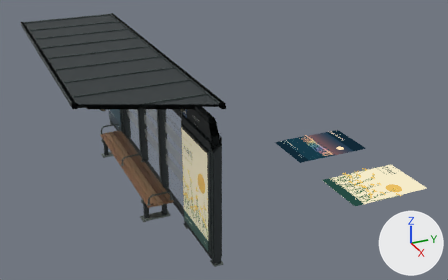
Renders of the Blender file assets/models/sinbanpo-bus-shelters/shelters.blend from each side of a commit.
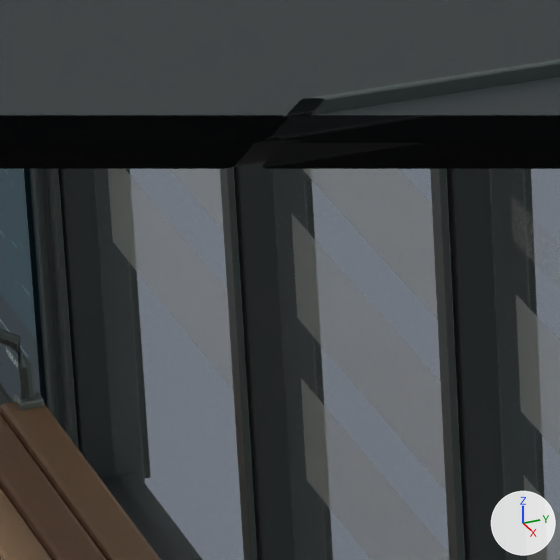
Old and new are each drawn whole from a 50 mm camera at (11.25, -2.56, 6.23) aimed at (0.3, 2.37, 0.75) and again close up on the part from 26% to 38% of the width and 34% to 52% of the height. The axes (+X, +Y, +Z) are drawn at lower right. The lights are the same throughout. The older version's two pictures come first. Everything nearer to the camera than a plane just in front of the edit is cut away.

Names of what the first close-up shows: 'Glazing', 'Posters', '기둥 · 검은 직사각 강관.001', '기둥 · 검은 직사각 강관.002', '기둥 · 검은 직사각 강관.003', '기둥 · 앞쪽 모따기.003', '벤치 · 모서리를 둥글린 나무 좌판', '벤치 · 모서리를 둥글린 나무 좌판.001', '캐노피 · 접힌 금속 지붕판.007', '캐노피 · 접힌 금속 지붕판.008', '하부 흡음 라이너.007', '하부 흡음 라이너.008' and 13 more.
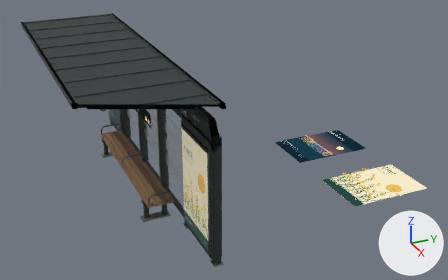
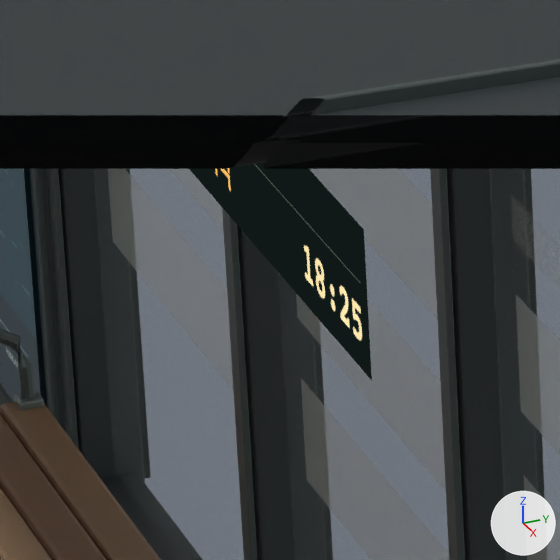
Pixel boxes [x1, y1, x2, y2] of what changed, in the close-ups (560 x 560 px):
'22020 · 정류소와 서울 시각', added: after [190, 162, 372, 380]
'22020 · 숫자 4', added: after [349, 280, 366, 366]
'22020 · 숫자 3', added: after [337, 267, 353, 351]
'22020 · 숫자 1', added: after [300, 225, 317, 309]
'22020 · 숫자 2', added: after [313, 240, 328, 322]

Patch to the scene script:
```diff
--- a/assets/models/sinbanpo-bus-shelters/shelters.blend.py
+++ b/assets/models/sinbanpo-bus-shelters/shelters.blend.py
@@ img_승차섬_전광판___digits @@
+img_승차섬_전광판___digits = load_image('승차섬 전광판 · digits', '_unpacked/digits.png', 300, 61, 'sRGB')
@@ img_승차섬_전광판___22020 @@
+img_승차섬_전광판___22020 = load_image('승차섬 전광판 · 22020', '_unpacked/22020.png', 512, 128, 'sRGB')
@@ mat_22020___숫자_4 @@
+mat_22020___숫자_4 = bpy.data.materials.new('22020 · 숫자 4')
+# uses the picture img_승차섬_전광판___digits
@@ mat_22020___숫자_3 @@
+mat_22020___숫자_3 = bpy.data.materials.new('22020 · 숫자 3')
+# uses the picture img_승차섬_전광판___digits
@@ mat_22020___숫자_2 @@
+mat_22020___숫자_2 = bpy.data.materials.new('22020 · 숫자 2')
+# uses the picture img_승차섬_전광판___digits
@@ mat_22020___숫자_1 @@
+mat_22020___숫자_1 = bpy.data.materials.new('22020 · 숫자 1')
+# uses the picture img_승차섬_전광판___digits
@@ mat_22020___정류소와_서울_시각 @@
+mat_22020___정류소와_서울_시각 = emission_material('22020 · 정류소와 서울 시각')
+mat_22020___정류소와_서울_시각.texture = img_승차섬_전광판___22020
@@ me_22020___숫자_4 @@
+me_22020___숫자_4.from_pydata(...)  # 4 vertices, 1 face; spans x 0.4456..0.5083, y 0.2699, z 2.0742..2.1938
+me_22020___숫자_4.materials.append(mat_22020___숫자_4)
@@ me_22020___숫자_3 @@
+me_22020___숫자_3.from_pydata(...)  # 4 vertices, 1 face; spans x 0.3828..0.4456, y 0.2699, z 2.0742..2.1938
+me_22020___숫자_3.materials.append(mat_22020___숫자_3)
@@ me_22020___숫자_2 @@
+me_22020___숫자_2.from_pydata(...)  # 4 vertices, 1 face; spans x 0.2594..0.3221, y 0.2699, z 2.0742..2.1938
+me_22020___숫자_2.materials.append(mat_22020___숫자_2)
@@ me_22020___숫자_1 @@
+me_22020___숫자_1.from_pydata(...)  # 4 vertices, 1 face; spans x 0.1987..0.2615, y 0.2699, z 2.0742..2.1938
+me_22020___숫자_1.materials.append(mat_22020___숫자_1)
@@ me_22020___정류소와_서울_시각 @@
+me_22020___정류소와_서울_시각.from_pydata(...)  # 4 vertices, 1 face; spans x -0.536..0.536, y 0.27, z 2.06..2.312
+me_22020___정류소와_서울_시각.materials.append(mat_22020___정류소와_서울_시각)  # picture img_승차섬_전광판___22020
@@ ob_22020___숫자_4 @@
+ob_22020___숫자_4 = bpy.data.objects.new('22020 · 숫자 4', me_22020___숫자_4)
+ob_22020___숫자_4.location = (1.45, 0.0, 0.0)
@@ ob_22020___숫자_3 @@
+ob_22020___숫자_3 = bpy.data.objects.new('22020 · 숫자 3', me_22020___숫자_3)
+ob_22020___숫자_3.location = (1.45, 0.0, 0.0)
@@ ob_22020___숫자_2 @@
+ob_22020___숫자_2 = bpy.data.objects.new('22020 · 숫자 2', me_22020___숫자_2)
+ob_22020___숫자_2.location = (1.45, 0.0, 0.0)
@@ ob_22020___숫자_1 @@
+ob_22020___숫자_1 = bpy.data.objects.new('22020 · 숫자 1', me_22020___숫자_1)
+ob_22020___숫자_1.location = (1.45, 0.0, 0.0)
@@ ob_22020___정류소와_서울_시각 @@
+ob_22020___정류소와_서울_시각 = bpy.data.objects.new('22020 · 정류소와 서울 시각', me_22020___정류소와_서울_시각)
+ob_22020___정류소와_서울_시각.location = (1.45, 0.0, 0.0)
```
